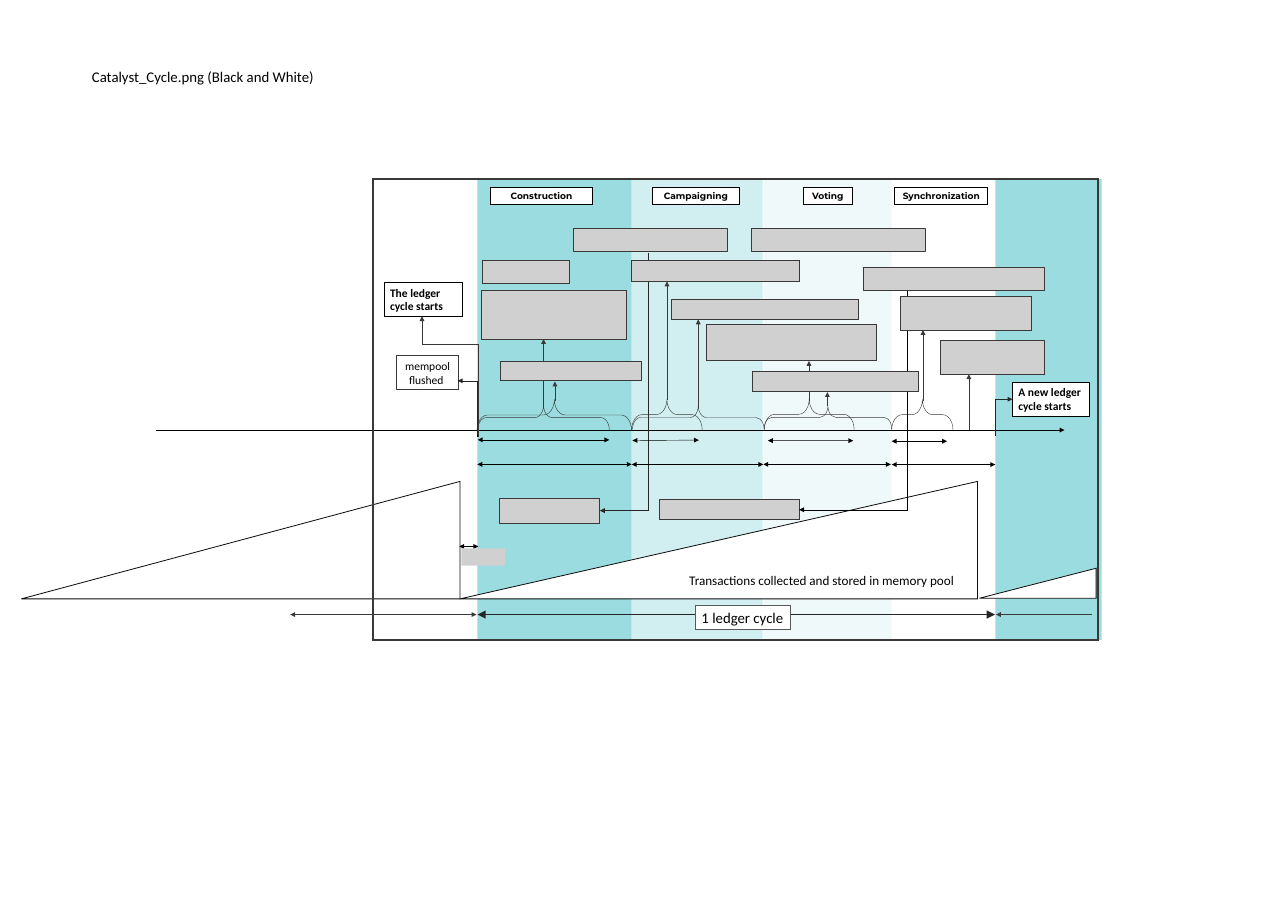
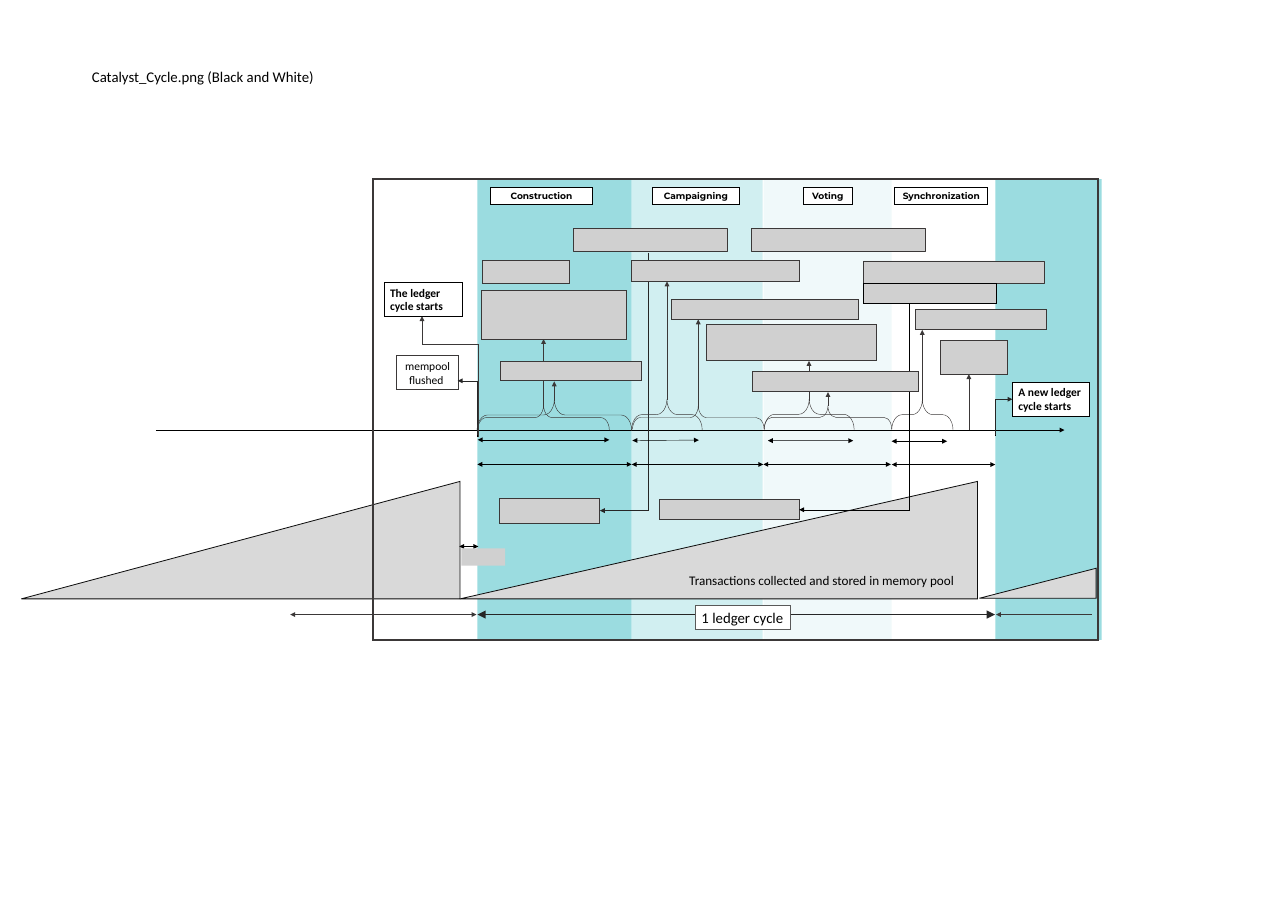
Before and after one commit to RedSkiesIO/consensus-whitepaper, a slide deck: slide 9 of figures/Powerpoint/DesginConsensusAndDatabase.pptx. Drawn at 1288x910 pixels with LibreOffice and Linux fonts; fonts in the diff are those of the drawing; grey boxes stand for pictures; background and template pictures are left out. Boxes give left, top, right and bottom in pixels: in the first picture for what was removed or moved away, otherwise in the second. Text is boxed around its words. In the diff, an @@ line names an element or a change of style, - is before the commit and + after.

```diff
--- a/figures/Powerpoint/DesginConsensusAndDatabase.pptx
+++ b/figures/Powerpoint/DesginConsensusAndDatabase.pptx
@@ picture: place and size @@
-picture at <box>864,268,1045,291</box>
+picture at <box>864,261,1045,284</box>
@@ elbow arrow moved from (907, 290) - (799, 510) to (910, 286) - (799, 510) @@
@@ picture added at <box>864,284,996,304</box> @@
@@ picture: place and size @@
-picture at <box>900,297,1032,330</box>
+picture at <box>915,310,1046,330</box>
@@ picture: place and size @@
-picture at <box>941,340,1045,374</box>
+picture at <box>941,340,1008,374</box>
@@ fill #FFFFFF to #D9D9D9 in 3 elements at <box>21,482,460,599</box>, <box>980,568,1096,598</box>, <box>460,481,977,598</box> @@
```
Also in this commit, not shown: 1 other slide changed, 1 slide added, 5 other files.
